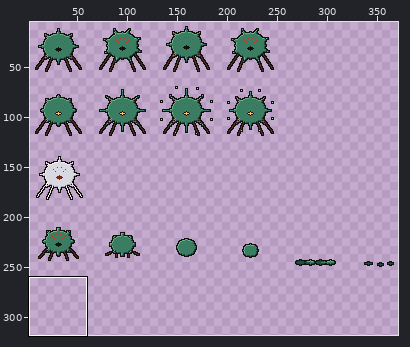
Pixel-art file: assets/art-src/bosses/mire-weaver.aseprite. The picture above shows the old version from afar; the outline marks the close-up.
Close-up. Before the edit:
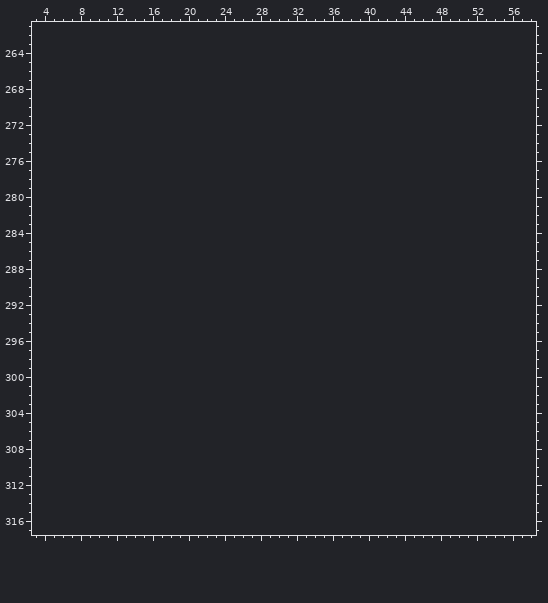
384x256 pixels, 1 frame. Shown: x 3..58, y 261..317. The old version is drawn lined up with the new one, on the new canvas. The wide view leaves out empty margins. The commit also changed other parts of the picture, which this record leaves out.
The same view after the edit:
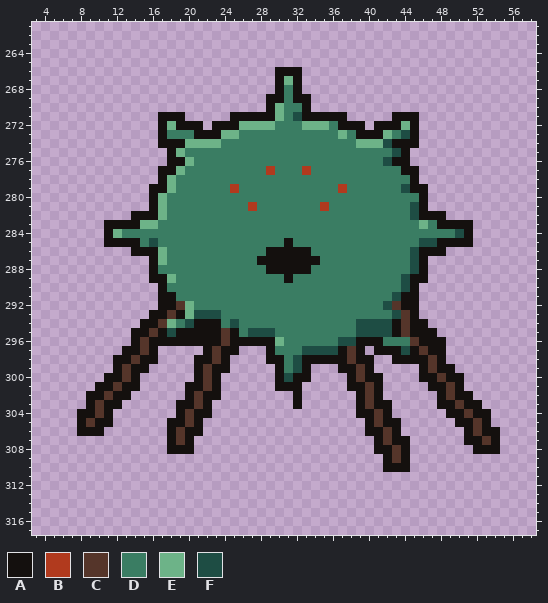
Palette (. is transparent): A #14100e  B #b13a1e  C #55352a  D #3a7d63  E #6db388  F #1e4d44
What changed:
canvas 384x256 -> 384x320
Changed rows in their new state; - is an unchanged pixel.
first column x 8:
266 ----------------------AAA----------------------
267 ----------------------AEA----------------------
268 ----------------------ADA----------------------
269 ---------------------AADAA---------------------
270 ---------------------AEDDA---------------------
271 ---------AAA-----AAAAAEDFAAAAA-----AAA---------
272 ---------AEAAA-AAAEEEEDDDEEEDAAA-AAAEA---------
273 ---------ADDDAAAEEDDDDDDDDDDDEDAAAEDFA---------
274 ---------AAAEEEEDDDDDDDDDDDDDDDEEEFAAA---------
275 ----------AEDDDDDDDDDDDDDDDDDDDDDDDFA----------
276 ----------AAEDDDDDDDDDDDDDDDDDDDDDFAA----------
277 ---------AAEDDDDDDDDDBDDDBDDDDDDDDDDAA---------
278 ---------AEDDDDDDDDDDDDDDDDDDDDDDDDDDA---------
279 --------AAEDDDDDDBDDDDDDDDDDDBDDDDDDFAA--------
280 --------AEDDDDDDDDDDDDDDDDDDDDDDDDDDDDA--------
281 --------AEDDDDDDDDDBDDDDDDDBDDDDDDDDDFA--------
282 ------AAAEDDDDDDDDDDDDDDDDDDDDDDDDDDDFAAA------
283 ---AAAAEEDDDDDDDDDDDDDDDDDDDDDDDDDDDDDEDAAAA---
284 ---AEDDDDDDDDDDDDDDDDDDDDDDDDDDDDDDDDDDDDDFA---
285 ---AAAADFDDDDDDDDDDDDDDADDDDDDDDDDDDDDFFAAAA---
286 ------AAAEDDDDDDDDDDDAAAAADDDDDDDDDDDFAAA------
287 --------AEDDDDDDDDDDAAAAAAADDDDDDDDDDFA--------
288 --------ADDDDDDDDDDDDAAAAADDDDDDDDDDDFA--------
289 --------AAEDDDDDDDDDDDDADDDDDDDDDDDDFAA--------
290 ---------ADDDDDDDDDDDDDDDDDDDDDDDDDDFA---------
291 ---------AADDDDDDDDDDDDDDDDDDDDDDDDFAA---------
292 ---------AACEDDDDDDDDDDDDDDDDDDDDDFCAA---------
293 --------AACAEFFFDDDDDDDDDDDDDDDDDDDFCA---------
294 -------AACEDFAAADFDDDDDDDDDDDDDFFFFACAA--------
295 ------AACAFAAAAACADFFFDDDDDDDDDFFFFACAAA-------
296 ------ACAAAAAAAACAAAAAEDDDDDDFFAAADDDCAAA------
297 -----AACA-----ACAA---ADDDFFFFACA-AAAFACAA------
298 ----AACAA----AACA----AADFAAAAACAA--AAAACA------
299 ----ACAA-----ACAA-----ADFA---AACA-----ACAA-----
300 ---AACA------ACA------AFAA----ACAA----AACAA----
301 --AACAA-----AACA------AAA-----AACA-----AACA----
302 -AACAA------ACAA--------A------ACA------ACAA---
303 -ACAA------AACA---------A------ACAA-----AACAA--
304 AACA-------ACAA----------------AACA------AACAA-
305 ACAA------AACA------------------ACAA------AACA-
306 AAA-------ACAA------------------AACA-------ACAA
307 ----------ACA--------------------ACAA------AACA
308 ----------AAA--------------------AACA-------AAA
309 ----------------------------------ACA----------
310 ----------------------------------AAA----------
Changed places in both close-ups, as pixel boxes (x1, y1, x2, y2):
added: (77, 67, 500, 472)
